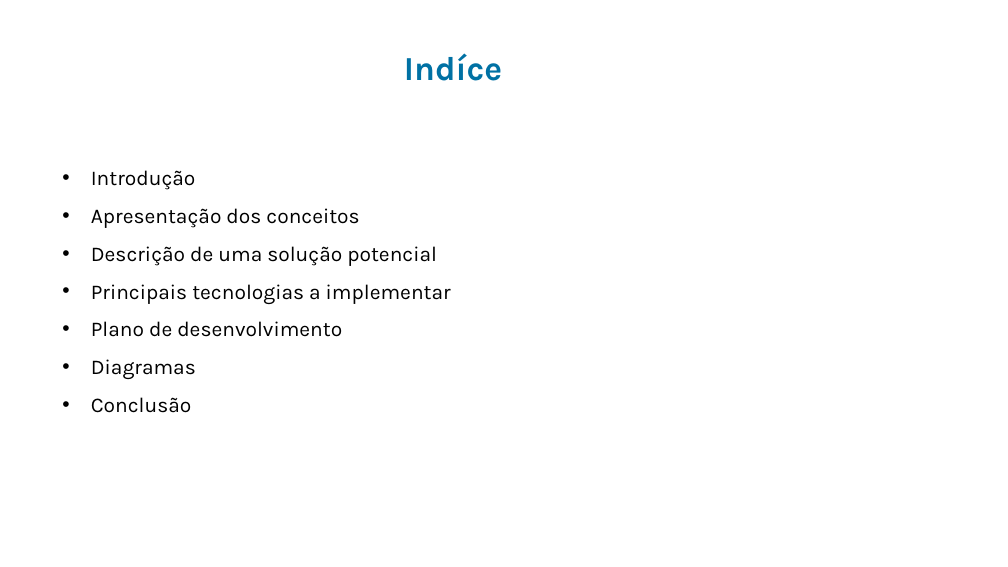
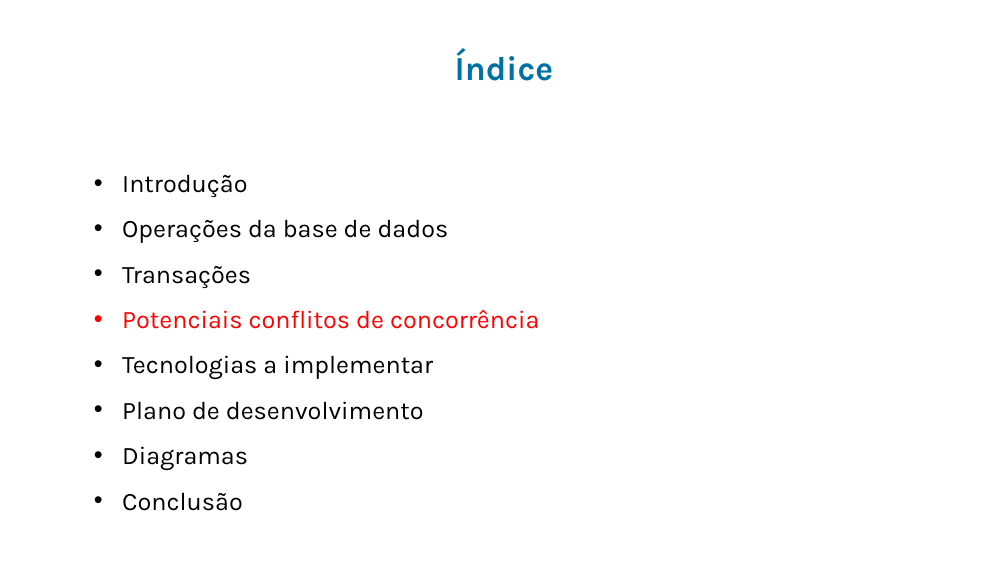
Before and after one commit to goncaloalmeida19/projeto-de-bd, a slide deck: slide 2 of Apresentação.pptx. Drawn at 1008x567 pixels with LibreOffice and Linux fonts; fonts in the diff are those of the drawing; background and template pictures are left out. Boxes give left, top, right and bottom in pixels: in the first picture for what was removed or moved away, otherwise in the second. Text is boxed around its words. In the diff, an @@ line names an element or a change of style, - is before the commit and + after.

```diff
--- a/Apresentação.pptx
+++ b/Apresentação.pptx
@@ text at [455,50,553,81]: text changed @@
-Indíce
+Índice
@@ text "Introdução": place and size @@
-text "Introdução" at [91,170,451,413]
+text "Introdução" at [122,174,539,511]
@@ text at [122,174,424,511]: size 20 to 24 pt in "Introdução", "Plano de desenvolvimento", "Diagramas", "Conclusão" @@
@@ text at [122,219,539,380]: text changed; size 20 to 24 pt @@
-• Apresentação dos conceitos
-• Descrição de uma solução potencial
-• Principais tecnologias a implementar
+• Operações da base de dados
+• Transações
+• Potenciais conflitos de concorrência
+• Tecnologias a implementar
```
Also in this commit, not shown: 1 other slide changed, 6 slides added, 1 slide removed, 2 other files.
